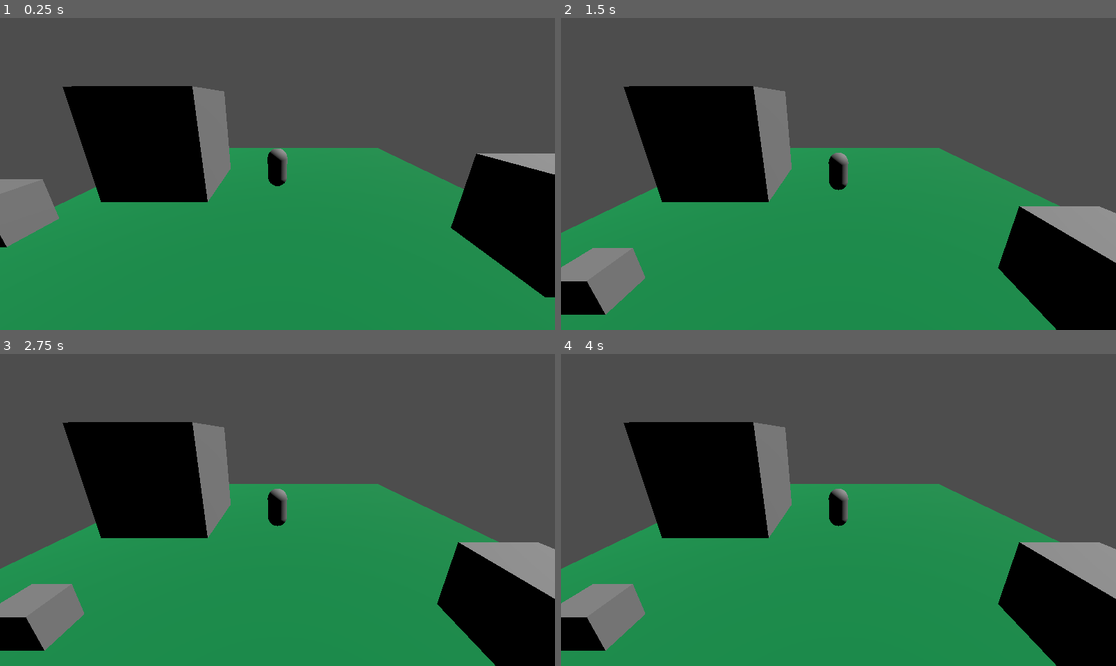
Above: before the commit, frames 1-4 (two rows, left to right).
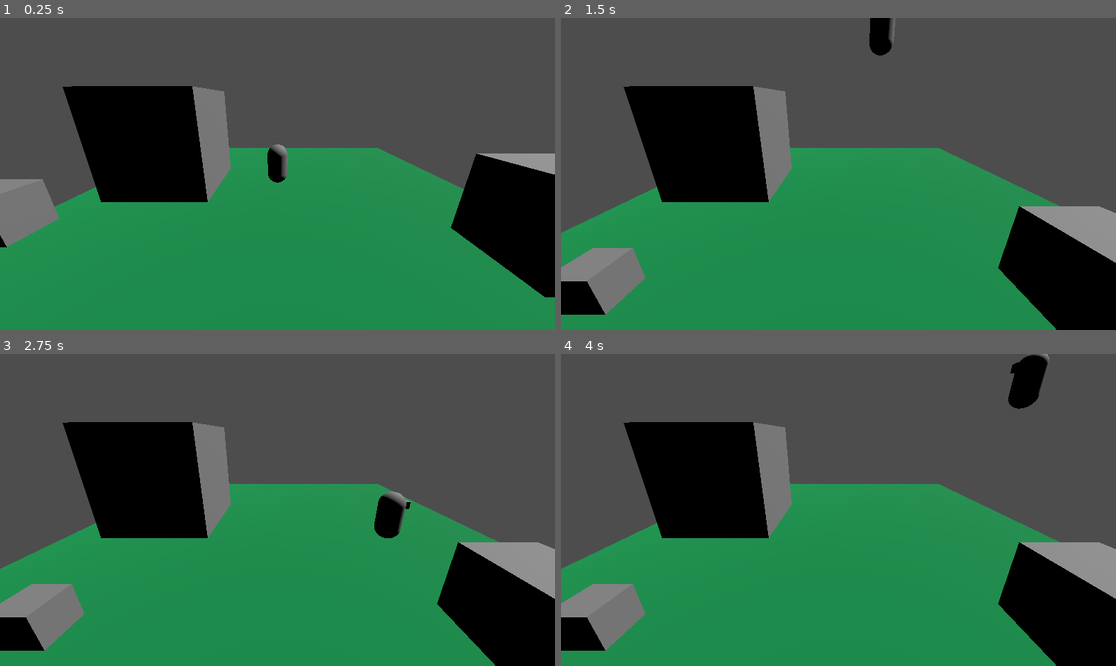
Above: after the commit, the same moments.

Repository: hudsonmiears/Godot3DPhysicsPlatformer
Game: Godot game, scene res://prototype.tscn
The game is run twice, just before and just after one commit, with the same random seed, the same clock (stepped at 60 frames per second) and the same inputs.
Inputs:
- Up to frame 1 (0.25 s): no input
- Up to frame 2 (1.5 s): hold D (move_right) 0.53-1.28 s; tap Space (jump) at 0.77 s; hold S (move_back) from 1.28 s (still down)
- Up to frame 3 (2.75 s): tap Space (jump) at 1.52 s; release S (move_back) at 2.03 s; hold D (move_right) from 2.03 s (still down)
- Up to frame 4 (4 s): release D (move_right) at 2.78 s; hold W (move_forward) 2.78-3.53 s; tap Space (jump) at 3.02, 3.77 s; hold A (move_left) from 3.53 s (still down)

The runs differ from the first frame. In frame 1, 0.2% of the frame differs, in the area x 48-52%, y 40-54%; in frame 2, 0.8%; in frame 3, 1.0%; in frame 4, 1.2%, in the area x 48-88%, y 0-56%.
Error before the commit: Parse Error: Could not find base class "RigidDynamicBody3D". (res://PhysicsBasedController.gd:1)

Commit message:
rigiddynamicbody3d -> rigidbody3d

Diff:
--- a/PhysicsBasedController.gd
+++ b/PhysicsBasedController.gd
@@ -1,4 +1,4 @@
-extends RigidDynamicBody3D
+extends RigidBody3D
 
 @export var ride_height: float = 0.5
 @export var ride_spring_strength: float
@@ -71,7 +71,7 @@
 	var to_goal = get_shortest_rotation(upright_target_rotation, currentRot)
 	var rot_axis = to_goal.get_axis()
 	var rot_degrees = to_goal.get_angle()
-	var rot_radians = deg2rad(rot_degrees)
+	var rot_radians = deg_to_rad(rot_degrees)
 	rot_axis = rot_axis.normalized()
 	var spring_force = (rot_axis * (rot_radians * upright_spring_strength)) - (angular_velocity * upright_spring_damper)
 	return spring_force
@@ -87,11 +87,11 @@
 func get_move_force(target_direction: Vector3, linear_velocity: Vector3, delta: float) -> Vector3:
 	var vel_dot = target_direction.normalized().dot(cur_goal_vel.normalized())
 	var vel_dot_0_1 = remap_to_0_1(vel_dot)
-	var accel = acceleration * acceleration_factor_from_dot.interpolate(vel_dot_0_1)
+	var accel = acceleration * acceleration_factor_from_dot.sample(vel_dot_0_1)
 	var goal_vel = target_direction.normalized() * max_speed
 	cur_goal_vel = cur_goal_vel.move_toward(goal_vel, accel * delta)
 	var needed_accel = (cur_goal_vel - linear_velocity) / delta
-	var max_accel_factor = max_acceleration_force_factor_from_dot.interpolate(vel_dot_0_1)
+	var max_accel_factor = max_acceleration_force_factor_from_dot.sample(vel_dot_0_1)
 	var max_accel = max_acceleration * max_accel_factor
 	var clamped = needed_accel.limit_length(max_accel)
 	if Input.get_action_raw_strength("debug_break") > 0:
--- a/project.godot
+++ b/project.godot
@@ -12,48 +12,48 @@
 
 config/name="3D Physics Platformer"
 run/main_scene="res://prototype.tscn"
-config/features=PackedStringArray("4.0", "Vulkan Mobile")
+config/features=PackedStringArray("4.0")
 config/icon="res://icon.png"
 
 [input]
 
 move_left={
 "deadzone": 0.5,
-"events": [Object(InputEventKey,"resource_local_to_scene":false,"resource_name":"","device":0,"window_id":0,"store_command":true,"alt_pressed":false,"shift_pressed":false,"meta_pressed":false,"command_pressed":false,"pressed":false,"keycode …(71 unchanged characters)…
-, Object(InputEventKey,"resource_local_to_scene":false,"resource_name":"","device":0,"window_id":0,"store_command":true,"alt_pressed":false,"shift_pressed":false,"meta_pressed":false,"command_pressed":false,"pressed":false,"keycode":0,"physical_keycode":65,"unicode":0,"echo":false,"script":null)
+"events": [Object(InputEventKey,"resource_local_to_scene":false,"resource_name":"","device":0,"window_id":0,"alt_pressed":false,"shift_pressed":false,"ctrl_pressed":false,"meta_pressed":false,"pressed":false,"keycode …(71 unchanged characters)…
+, Object(InputEventKey,"resource_local_to_scene":false,"resource_name":"","device":0,"window_id":0,"alt_pressed":false,"shift_pressed":false,"ctrl_pressed":false,"meta_pressed":false,"pressed":false,"keycode":0,"physical_keycode":65,"unicode":0,"echo":false,"script":null)
 , Object(InputEventJoypadMotion,"resource_local_to_scene":false,"resource_name":"","device":-1,"axis":0,"axis_value":-1.0,"script":null)
 ]
 }
 move_right={
 "deadzone": 0.5,
-"events": [Object(InputEventKey,"resource_local_to_scene":false,"resource_name":"","device":0,"window_id":0,"store_command":true,"alt_pressed":false,"shift_pressed":false,"meta_pressed":false,"command_pressed":false,"pressed":false,"keycode …(71 unchanged characters)…
-, Object(InputEventKey,"resource_local_to_scene":false,"resource_name":"","device":0,"window_id":0,"store_command":true,"alt_pressed":false,"shift_pressed":false,"meta_pressed":false,"command_pressed":false,"pressed":false,"keycode":0,"physical_keycode":68,"unicode":0,"echo":false,"script":null)
+"events": [Object(InputEventKey,"resource_local_to_scene":false,"resource_name":"","device":0,"window_id":0,"alt_pressed":false,"shift_pressed":false,"ctrl_pressed":false,"meta_pressed":false,"pressed":false,"keycode …(71 unchanged characters)…
+, Object(InputEventKey,"resource_local_to_scene":false,"resource_name":"","device":0,"window_id":0,"alt_pressed":false,"shift_pressed":false,"ctrl_pressed":false,"meta_pressed":false,"pressed":false,"keycode":0,"physical_keycode":68,"unicode":0,"echo":false,"script":null)
 , Object(InputEventJoypadMotion,"resource_local_to_scene":false,"resource_name":"","device":-1,"axis":0,"axis_value":1.0,"script":null)
 ]
 }
 move_forward={
 "deadzone": 0.5,
-"events": [Object(InputEventKey,"resource_local_to_scene":false,"resource_name":"","device":0,"window_id":0,"store_command":true,"alt_pressed":false,"shift_pressed":false,"meta_pressed":false,"command_pressed":false,"pressed":false,"keycode …(71 unchanged characters)…
-, Object(InputEventKey,"resource_local_to_scene":false,"resource_name":"","device":0,"window_id":0,"store_command":true,"alt_pressed":false,"shift_pressed":false,"meta_pressed":false,"command_pressed":false,"pressed":false,"keycode":0,"physical_keycode":87,"unicode":0,"echo":false,"script":null)
+"events": [Object(InputEventKey,"resource_local_to_scene":false,"resource_name":"","device":0,"window_id":0,"alt_pressed":false,"shift_pressed":false,"ctrl_pressed":false,"meta_pressed":false,"pressed":false,"keycode …(71 unchanged characters)…
+, Object(InputEventKey,"resource_local_to_scene":false,"resource_name":"","device":0,"window_id":0,"alt_pressed":false,"shift_pressed":false,"ctrl_pressed":false,"meta_pressed":false,"pressed":false,"keycode":0,"physical_keycode":87,"unicode":0,"echo":false,"script":null)
 , Object(InputEventJoypadMotion,"resource_local_to_scene":false,"resource_name":"","device":-1,"axis":1,"axis_value":-1.0,"script":null)
 ]
 }
 move_back={
 "deadzone": 0.5,
-"events": [Object(InputEventKey,"resource_local_to_scene":false,"resource_name":"","device":0,"window_id":0,"store_command":true,"alt_pressed":false,"shift_pressed":false,"meta_pressed":false,"command_pressed":false,"pressed":false,"keycode …(71 unchanged characters)…
-, Object(InputEventKey,"resource_local_to_scene":false,"resource_name":"","device":0,"window_id":0,"store_command":true,"alt_pressed":false,"shift_pressed":false,"meta_pressed":false,"command_pressed":false,"pressed":false,"keycode":0,"physical_keycode":83,"unicode":0,"echo":false,"script":null)
+"events": [Object(InputEventKey,"resource_local_to_scene":false,"resource_name":"","device":0,"window_id":0,"alt_pressed":false,"shift_pressed":false,"ctrl_pressed":false,"meta_pressed":false,"pressed":false,"keycode …(71 unchanged characters)…
+, Object(InputEventKey,"resource_local_to_scene":false,"resource_name":"","device":0,"window_id":0,"alt_pressed":false,"shift_pressed":false,"ctrl_pressed":false,"meta_pressed":false,"pressed":false,"keycode":0,"physical_keycode":83,"unicode":0,"echo":false,"script":null)
 , Object(InputEventJoypadMotion,"resource_local_to_scene":false,"resource_name":"","device":-1,"axis":1,"axis_value":1.0,"script":null)
 ]
 }
 jump={
 "deadzone": 0.5,
-"events": [Object(InputEventKey,"resource_local_to_scene":false,"resource_name":"","device":0,"window_id":0,"store_command":true,"alt_pressed":false,"shift_pressed":false,"meta_pressed":false,"command_pressed":false,"pressed":false,"keycode …(65 unchanged characters)…
+"events": [Object(InputEventKey,"resource_local_to_scene":false,"resource_name":"","device":0,"window_id":0,"alt_pressed":false,"shift_pressed":false,"ctrl_pressed":false,"meta_pressed":false,"pressed":false,"keycode …(65 unchanged characters)…
 , Object(InputEventJoypadButton,"resource_local_to_scene":false,"resource_name":"","device":-1,"button_index":0,"pressure":0.0,"pressed":false,"script":null)
 ]
 }
 debug_break={
 "deadzone": 0.5,
-"events": [Object(InputEventKey,"resource_local_to_scene":false,"resource_name":"","device":0,"window_id":0,"store_command":true,"alt_pressed":false,"shift_pressed":false,"meta_pressed":false,"command_pressed":false,"pressed":false,"keycode …(65 unchanged characters)…
+"events": [Object(InputEventKey,"resource_local_to_scene":false,"resource_name":"","device":0,"window_id":0,"alt_pressed":false,"shift_pressed":false,"ctrl_pressed":false,"meta_pressed":false,"pressed":false,"keycode …(65 unchanged characters)…
 ]
 }
 
--- a/prototype.tscn
+++ b/prototype.tscn
@@ -34,7 +34,7 @@
 transform = Transform3D(20, 0, 0, 0, 1, 0, 0, 0, 20, 0, 0, 0)
 mesh = SubResource("BoxMesh_517c5")
 
-[node name="Player" type="RigidDynamicBody3D" parent="."]
+[node name="Player" type="RigidBody3D" parent="."]
 transform = Transform3D(1, 0, 0, 0, 1, 0, 0, 0, 1, 0, 2, 0)
 mass = 10.0
 can_sleep = false
@@ -76,7 +76,7 @@
 [node name="DirectionalLight3D" type="DirectionalLight3D" parent="."]
 transform = Transform3D(0.328867, 0.727654, -0.601968, 0, 0.637424, 0.770513, 0.944376, -0.253396, 0.209627, 0, 13.582, 0)
 
-[node name="Box Light" type="RigidDynamicBody3D" parent="."]
+[node name="Box Light" type="RigidBody3D" parent="."]
 transform = Transform3D(1, 0, 0, 0, 1, 0, 0, 0, 1, 5.69529, 3.13252, -6.31457)
 physics_material_override = ExtResource("3_8rjty")
 
@@ -86,7 +86,7 @@
 [node name="MeshInstance3D" type="MeshInstance3D" parent="Box Light"]
 mesh = SubResource("BoxMesh_le31m")
 
-[node name="Box Medium" type="RigidDynamicBody3D" parent="."]
+[node name="Box Medium" type="RigidBody3D" parent="."]
 transform = Transform3D(1, 0, 0, 0, 1, 0, 0, 0, 1, -5.5491, 3.13252, -6.46971)
 mass = 50.0
 physics_material_override = ExtResource("3_8rjty")
@@ -99,7 +99,7 @@
 transform = Transform3D(2, 0, 0, 0, 2, 0, 0, 0, 2, 0, 0, 0)
 mesh = SubResource("BoxMesh_le31m")
 
-[node name="Box Heavy" type="RigidDynamicBody3D" parent="."]
+[node name="Box Heavy" type="RigidBody3D" parent="."]
 transform = Transform3D(1, 0, 0, 0, 1, 0, 0, 0, 1, 5.7756, 3.13252, 1.0046)
 mass = 200.0
 physics_material_override = ExtResource("3_8rjty")
